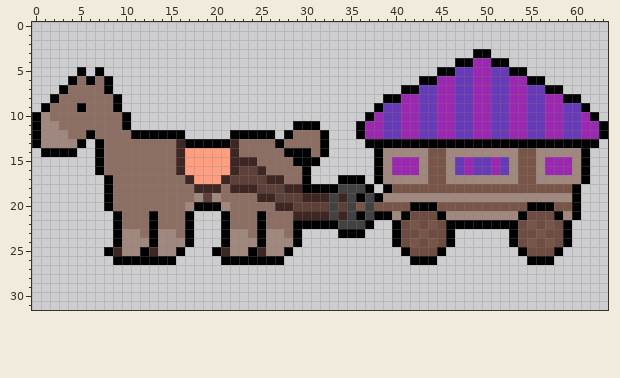
Pixel-art sprite: assets/trailer_idle_left_1.png. The picture above is the old version.
The file is 192x96 pixels, drawn in blocks of 3x3; one block is one cell here.
The result:
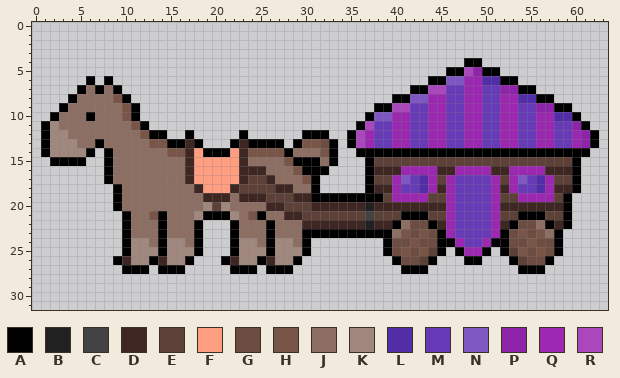
Palette (. is transparent): A #000000  B #212121  C #424242  D #3e2723  E #5d4037  F #ff9e80  G #6d4c41  H #795548  J #8d6e63  K #a1887f  L #512da8  M #673ab7  N #7e57c2  P #8e24aa  Q #9c27b0  R #ab47bc
Changes in this commit:
@@ x 0..63 @@
  2 ................................................................
- 3 .................................................AA.............
- 4 ...............................................AAQQAA...........
- 5 .....A.A.....................................AAMMQQMMAA.........
- 6 ....AJAJA..................................AAQQMMQQMMQQAA.......
- 7 ...AJJJJA................................AAMMQQMMQQMMQQMMAA.....
- 8 ..AJJJJJJA.............................AAQQMMQQMMQQMMQQMMQQAA...
- 9 .AJJJAJJJA............................AMMQQMMQQMMQQMMQQMMQQMMA..
-10 AKJJJJJJJJA..........................AQMMQQMMQQMMQQMMQQMMQQMMQA.
-11 AKKJJJJJJJA..................AAA....AQQMMQQMMQQMMQQMMQQMMQQMMQQA
-12 AKKKJJAJJJJAAAAAA.....AAAAA.AJJJA...AQQMMQQMMQQMMQQMMQQMMQQMMQQA
-13 AKKKKA.AJJJJJJJJDAAAAADJJJJAJJJJA....AAAAAAAAAAAAAAAAAAAAAAAAAA.
-14 .AAAA..AJJJJJJJJDFFFFFDJJJJJAAAJA.....AKKKKKHHKKKKKKKKHHKKKKKA..
-15 .......AJJJJJJJJDFFFFFDDDJJJJAAA......AKQQQKHHKMQMMQMKHHKQQQKA..
-16 .......AJJJJJJJJDFFFFFDEEDJJJJA.......AKQQQKHHKMQMMQMKHHKQQQKA..
-17 ........AJJJJJJJJDFFFDEEEEDDJJA...AAA.AKKKKKHHKKKKKKKKHHKKKKKA..
-18 ........AJJJJJJJJJDDDJDDDEEEDDAAAACCCA.AHHHHHHHHHHHHHHHHHHHHA...
-19 ........AJJJJJJJJJKEKJJJJDDEEEDDDCDCACAKKKKKKKKKKKKKKKKKKKKKA...
-20 ........AJJJJJJJJKAAAKJJJJJDDEEEECECHCHHHHAAAHHHHHHHHHHAAAHHA...
-21 .........AJJJAJJJA...AJJJAJJJDDDDCDCACAAKAGGGAKKKKKKKKAGGGAKA...
-22 .........AJJJAJJJA...AJJJAJJJAAAAACCCA..AGHGHGAAAAAAAAGHGHGA....
-23 .........AKKJAKKJA...AKKJAKKJA....AAA...AGGHGGA......AGGHGGA....
-24 .........AKKKAKKKA...AKKKAKKKA..........AGHGHGA......AGHGHGA....
-25 ........ADKKADKKA...ADKKADKKA............AGGGA........AGGGA.....
-26 .........AAAAAAA.....AAAAAAA..............AAA..........AAA......
-27 ................................................................
+ 3 ................................................................
+ 4 ................................................AA..............
+ 5 ..............................................AARPAA............
+ 6 ......A.A...................................AANNQQLLAA..........
+ 7 .....AJAJA................................AARRMMQQMMPPAA........
+ 8 ....AJJJJHA.............................AANNQQMMQQMMQQLLAA......
+ 9 ...AJJJJJJHA..........................AARRMMQQMMQQMMQQMMPPAA....
+10 ..AJJJAJJJHA.........................ANNQQMMQQMMQQMMQQMMQQLLA...
+11 .AKJJJJJJJJHA.......................ARMMQQMMQQMMQQMMQQMMQQMMPA..
+12 .AKKJJJJJJJJHAA..A.....A......AAA..ARQMMQQMMQQMMQQMMQQMMQQMMQPA.
+13 .AKKKJJAJJJJJHHAADA...ADAAAA.AHHGA.ARQMMQQMMQQMMQQMMQQMMQQMMQPA.
+14 .AKKKKA.AJJJJJJHHDFAAAFDHHHHAJJJHA..AAAAAAAAAAAAAAAAAAAAAAAAAA..
+15 ..AAAA..AJJJJJJJJDFFFFFDJJJJHAAAJA...AEEEEEEEEEEEEEEEEEEEEEEA...
+16 ........AJJJJJJJJDFFFFFDDDJJJHAAA....ADDDQQQQDDQQQQDDQQQQDDDA...
+17 ........AJJJJJJJJDFFFFFDEEDJJJHA.....AEEQNMLQEQMMMMQEQNMLQEEA...
+18 .........AJJJJJJJJDFFFDEEEEDDJJA.....ADDQMMLQDQMMMMQDQMMLQDDA...
+19 .........AJJJJJJJJJDDDJDDDEEEDDAAAAAAAAEQQQQEEQMMMMQEEQQQQEA....
+20 .........AJJJJJJJJJKEKJJJJDDEEEDDDDDDBDDDDDDDDQMMMMQDDDDDDDA....
+21 ..........AJJHAJJJKAAAKJHAJJDDEEEEEEECEEEAAAEEQMMMMQEEAAAEEA....
+22 ..........AJJJAJJJA...AJJJAJJJDDDDDDDBDDAJGGADQMMMMQDAGGJADA....
+23 ..........AJJJAJJJA...AJJJAJJJAAAAAAAAAAJHGHGAQMMMMQAGHGHJA.....
+24 ..........AKKJAKKJA...AKKJAKKJA........AGGHGGAAQMMQAAGGHGGA.....
+25 ..........AKKKAKKKA...AKKKAKKKA........AGHGHEA.AQQA.AEHGHGA.....
+26 .........ADKKADKKA...ADKKADKKA..........AGGEA...AA...AEGGA......
+27 ..........AAA.AAA.....AAA.AAA............AAA..........AAA.......
 28 ................................................................
Where, in picture pixels (left, top, right, bottom), the same in both pictures:
changed: (32, 49, 608, 274)
